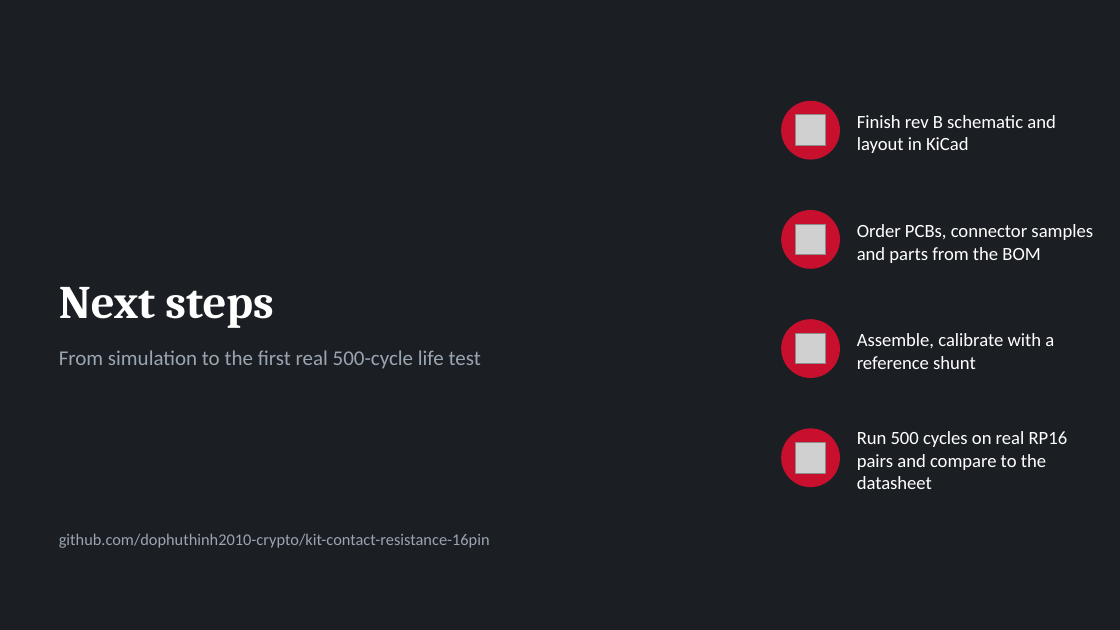
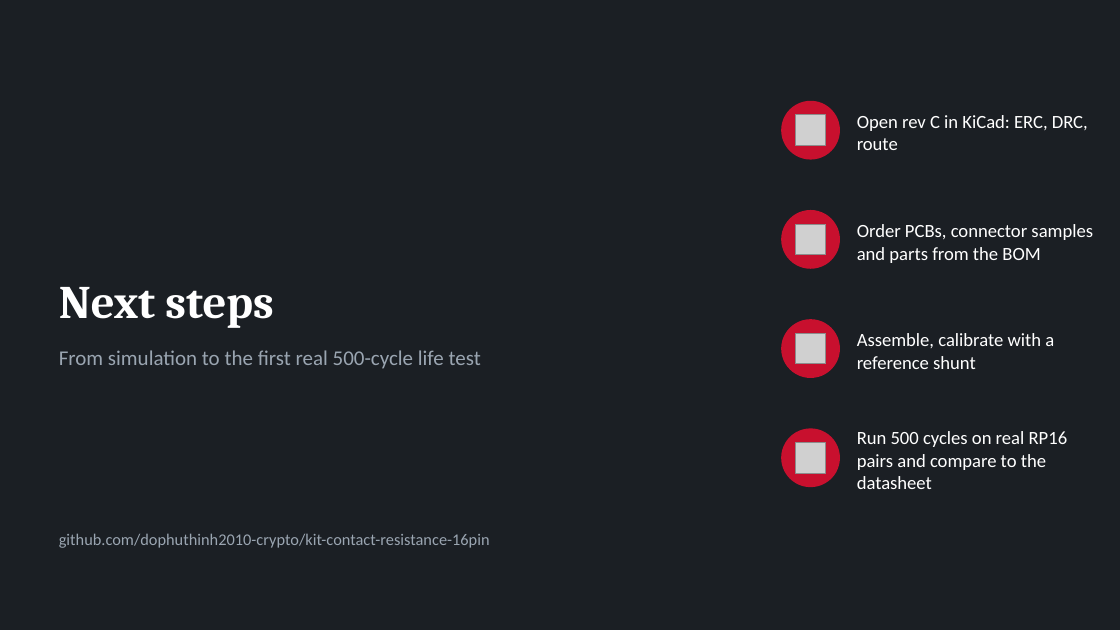
Before and after one commit to dophuthinh2010-crypto/kit-contact-resistance-16pin, a slide deck: slide 13 of docs/CR-TEST_presentation.pptx. Drawn at 1120x630 pixels with LibreOffice and Linux fonts; fonts in the diff are those of the drawing; grey boxes stand for pictures. Boxes give left, top, right and bottom in pixels: in the first picture for what was removed or moved away, otherwise in the second. Text is boxed around its words. In the diff, an @@ line names an element or a change of style, - is before the commit and + after.

```diff
--- a/docs/CR-TEST_presentation.pptx
+++ b/docs/CR-TEST_presentation.pptx
@@ text at [857, 115, 1088, 150]: text changed @@
-Finish rev B schematic and layout in KiCad
+Open rev C in KiCad: ERC, DRC, route
```
Also in this commit, not shown: 8 other slides changed, 39 other files.
